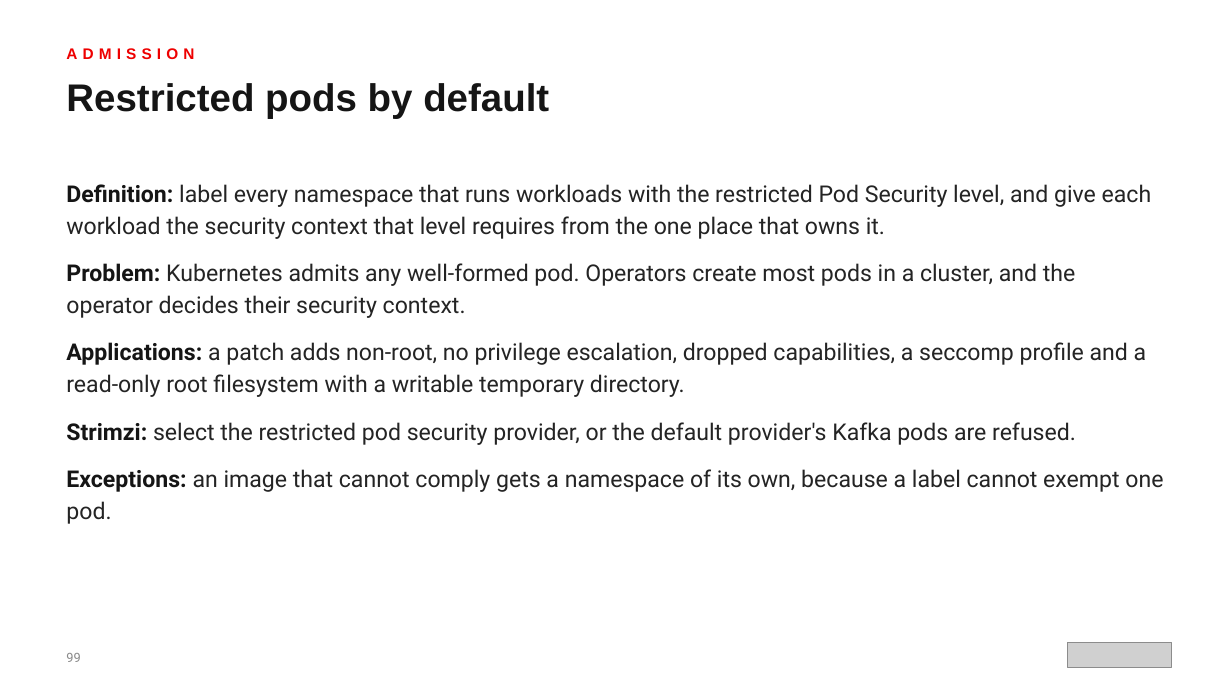
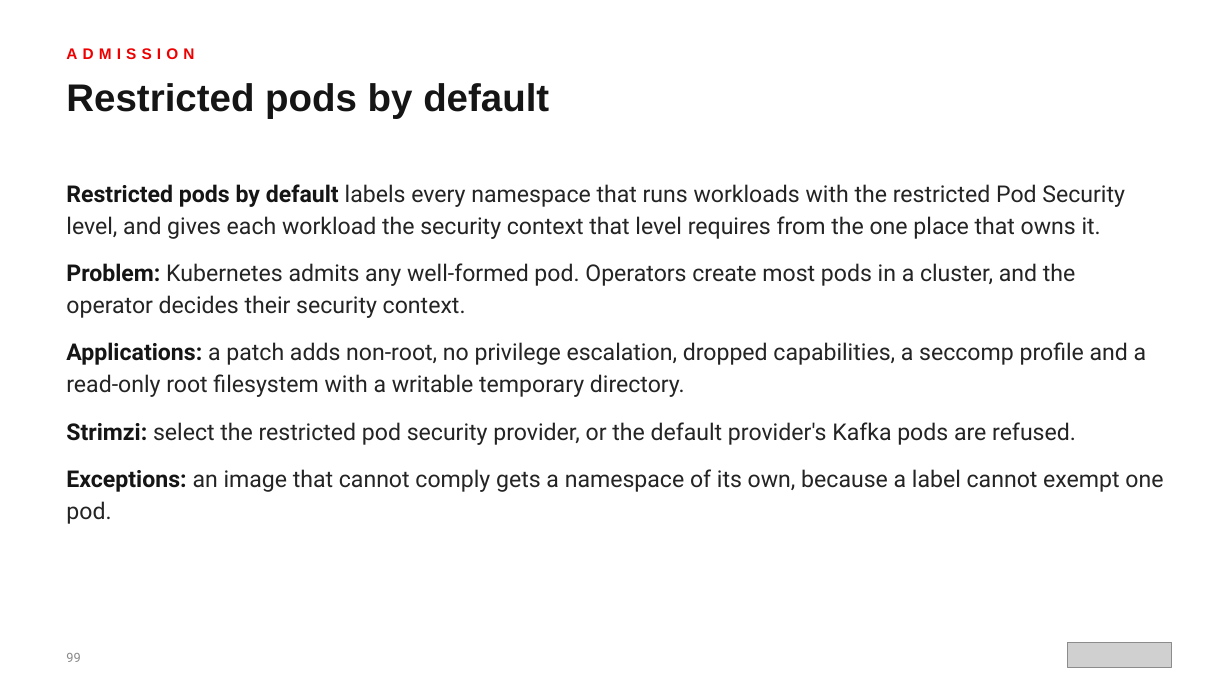
Before and after one commit to patterncatalyst/event-driven-patterns-with-quarkus-and-camel, a slide deck: slide 99 of lgtm-presentation/Event-Driven-Patterns-with-Quarkus-and-Camel.pptx. Drawn at 1232x693 pixels with LibreOffice and Linux fonts; fonts in the diff are those of the drawing; grey boxes stand for pictures. Boxes give left, top, right and bottom in pixels: in the first picture for what was removed or moved away, otherwise in the second. Text is boxed around its words. In the diff, an @@ line names an element or a change of style, - is before the commit and + after.

```diff
--- a/lgtm-presentation/Event-Driven-Patterns-with-Quarkus-and-Camel.pptx
+++ b/lgtm-presentation/Event-Driven-Patterns-with-Quarkus-and-Camel.pptx
@@ text at <box>66,184,1125,239</box>: text changed @@
-● Definition: label every namespace that runs workloads with the restricted Pod Security level, and give each workload the security context that level requires from the one place that owns it.
+● Restricted pods by default labels every namespace that runs workloads with the restricted Pod Security level, and gives each workload the security context that level requires from the one place that owns it.
```
Also in this commit, not shown: 20 other slides changed, 13 other files.
